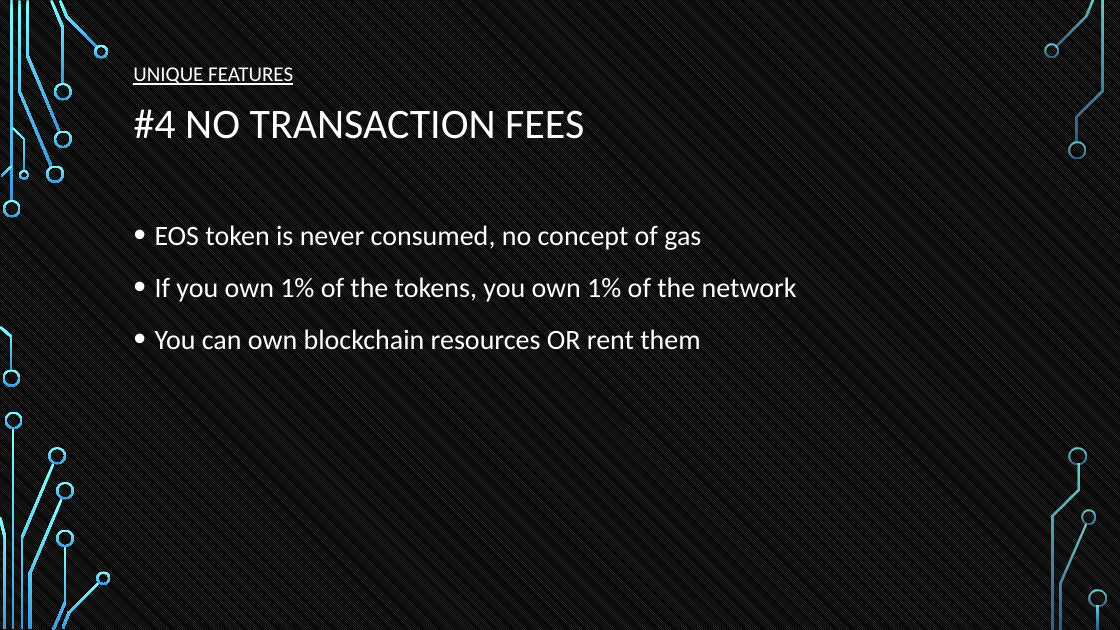
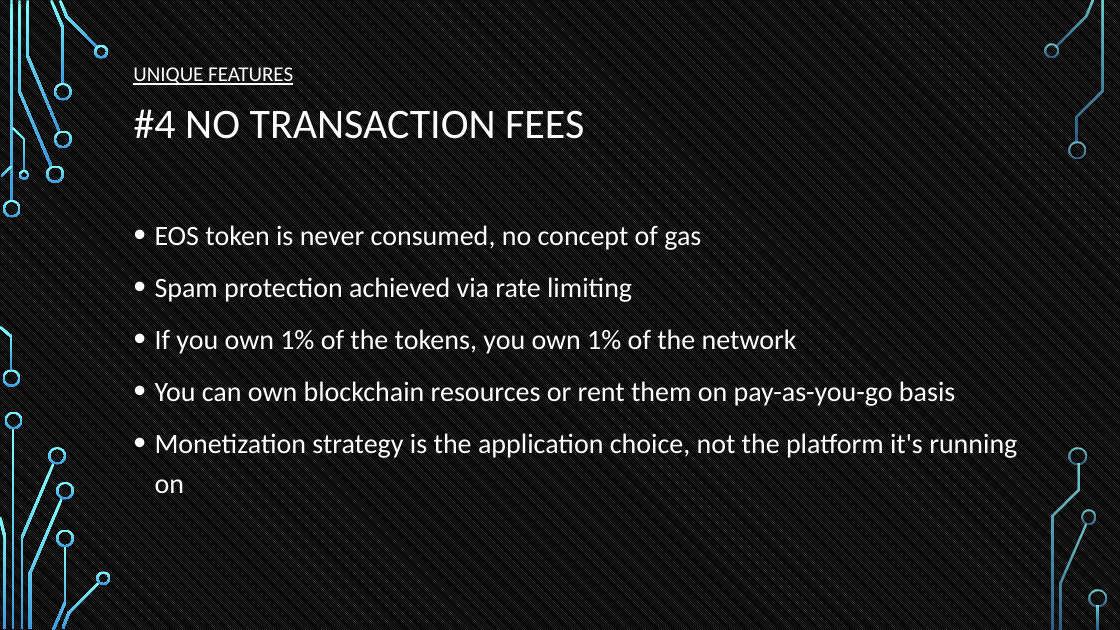
Before and after one commit to tokenika/tokenika.github.io, a slide deck: slide 32 of WarsawBlock.pptx. Drawn at 1120x630 pixels with LibreOffice and Linux fonts; fonts in the diff are those of the drawing; background and template pictures are left out. Boxes give left, top, right and bottom in pixels: in the first picture for what was removed or moved away, otherwise in the second. Text is boxed around its words. In the diff, an @@ line names an element or a change of style, - is before the commit and + after.

```diff
--- a/WarsawBlock.pptx
+++ b/WarsawBlock.pptx
@@ text at [155,277,632,302]: paragraph added @@
+• Spam protection achieved via rate limiting
@@ text at [155,381,1017,493]: text changed @@
-• You can own blockchain resources OR rent them
+• You can own blockchain resources or rent them on pay-as-you-go basis
+• Monetization strategy is the application choice, not the platform it's running on
```
Also in this commit, not shown: 15 other slides changed, 1 slide added, 3 other files.
